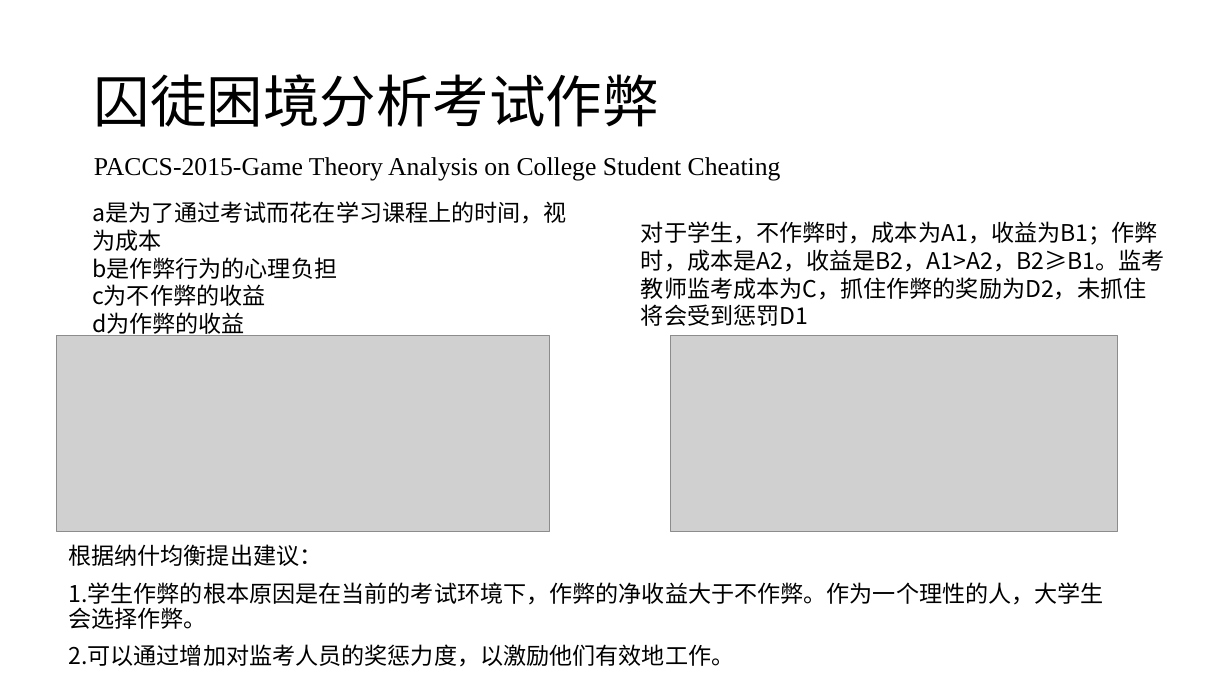
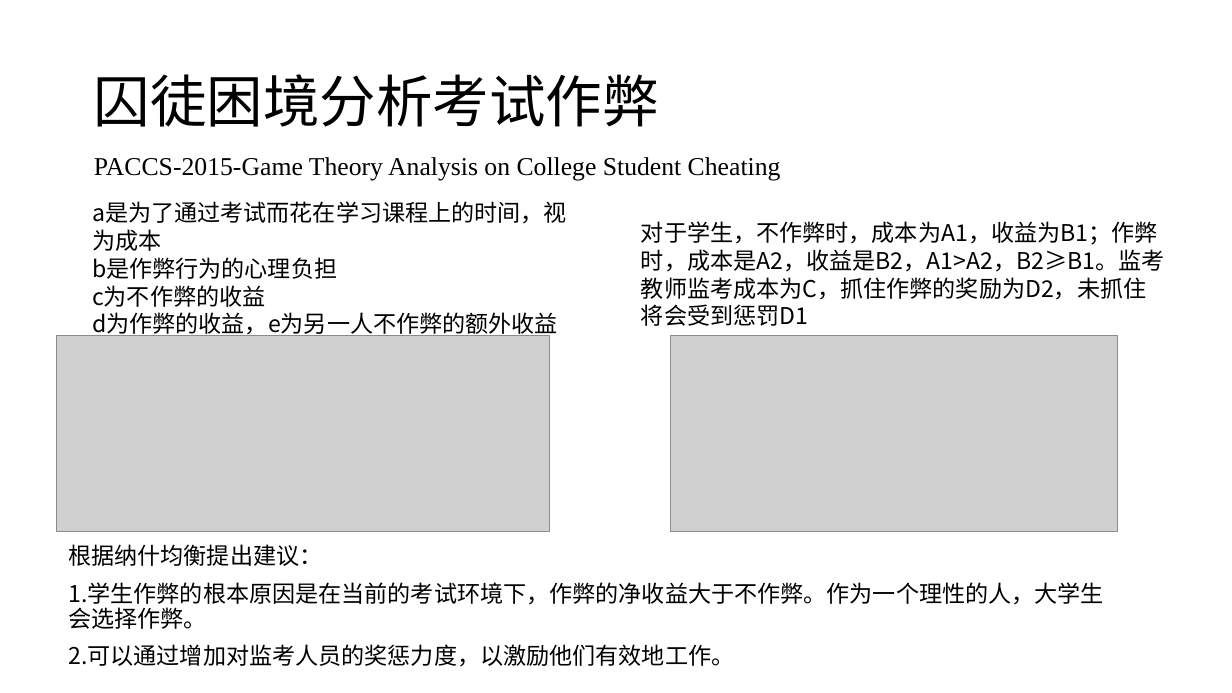
Before and after one commit to CHDYPY/paper, a slide deck: slide 5 of 报告/2021年9月4日/杨攀原.pptx. Drawn at 1232x693 pixels with LibreOffice and Linux fonts; fonts in the diff are those of the drawing; grey boxes stand for pictures. Boxes give left, top, right and bottom in pixels: in the first picture for what was removed or moved away, otherwise in the second. Text is boxed around its words. In the diff, an @@ line names an element or a change of style, - is before the commit and + after.

```diff
--- a/报告/2021年9月4日/杨攀原.pptx
+++ b/报告/2021年9月4日/杨攀原.pptx
@@ text at (92,312,558,338): text changed @@
-d为作弊的收益
+d为作弊的收益，e为另一人不作弊的额外收益
```
Also in this commit, not shown: 3 other slides changed.
